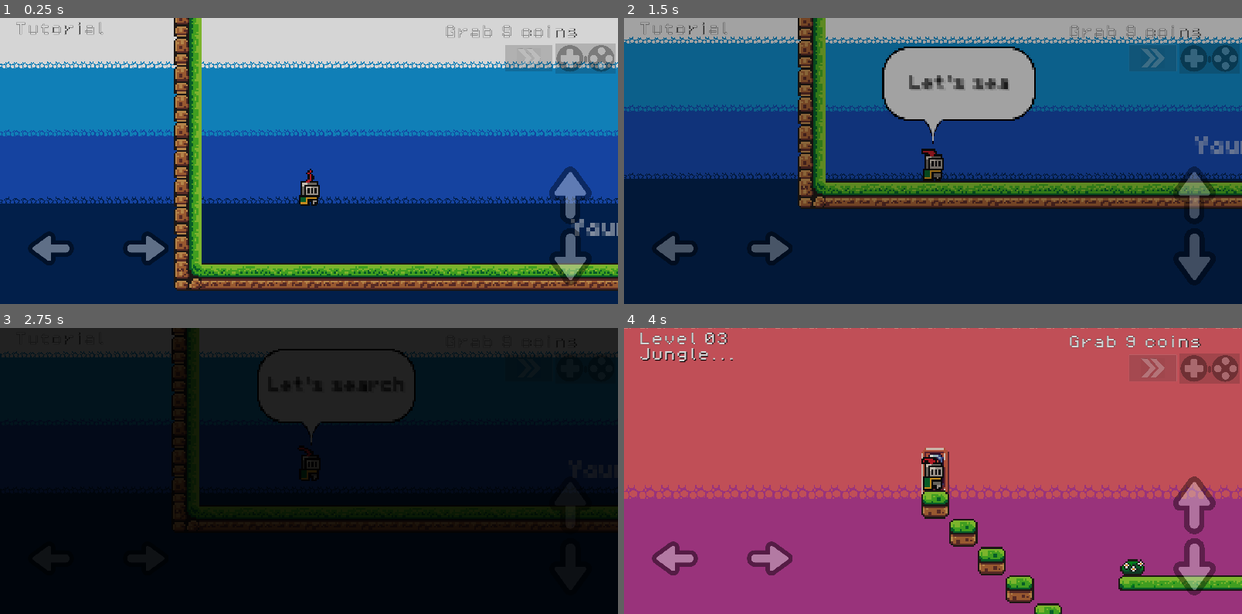
Above: before the commit, frames 1-4 (two rows, left to right).
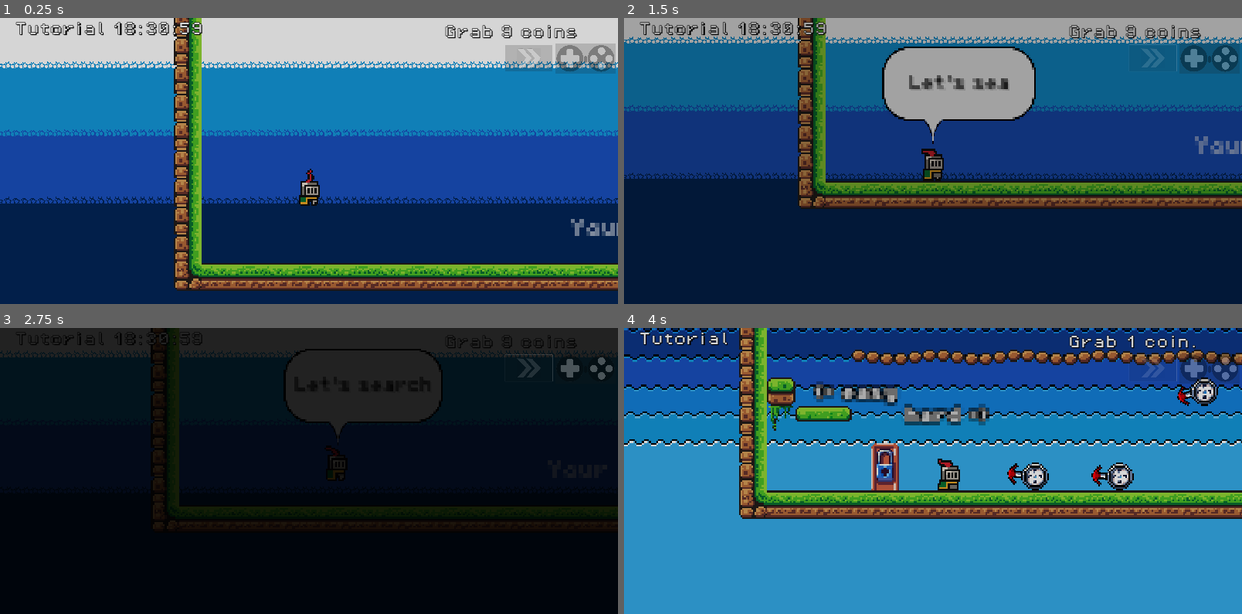
Above: after the commit, the same moments.

Repository: olivierpons/godot-prout-2d
Game: Godot game, scene res://scene/levels/level_01.tscn
The game is run twice, just before and just after one commit, with the same random seed, the same clock (stepped at 60 frames per second) and the same inputs.
Inputs (mouse positions are in pixels of both pictures, inside the frame that each line leads up to):
- Up to frame 1 (0.25 s): no input
- Up to frame 2 (1.5 s): click (1155, 58) at 0.5 s; click (1155, 58) at 1.27 s
- Up to frame 3 (2.75 s): move the mouse to (309, 479) at 2.02 s; hold D (move_right) from 2.03 s (still down); tap X (next_level) at 2.1 s; click (309, 479) at 2.17 s; tap Delete (jump) at 2.27 s
- Up to frame 4 (4 s): move the mouse to (809, 485) at 2.77 s; tap X (next_level) at 2.85 s; click (809, 485) at 2.92 s; tap Delete (jump) at 3.02 s; release D (move_right) at 3.5 s; click (1155, 368) at 3.5 s

The runs differ from the first frame. In frame 1, 3.5% of the frame differs, in the area x 2-96%, y 1-94%; in frame 2, 3.0%; in frame 3, 4.9%; in frame 4, 100%, in the area x 0-100%, y 0-100%.

Commit message:
Small update dont remember what I did...

Diff:
--- a/project.godot
+++ b/project.godot
@@ -94,7 +94,6 @@
 [input_devices]
 
 pointing/emulate_touch_from_mouse=true
-pointing/emulate_mouse_from_touch=false
 
 [rendering]
 
--- a/scene/canvas_layer_for_all.tscn
+++ b/scene/canvas_layer_for_all.tscn
@@ -9,7 +9,7 @@
 [ext_resource type="Texture2D" uid="uid://lqey81cxwfc0" path="res://assets/sprites/double-arrow.png" id="7_krs64"]
 [ext_resource type="PackedScene" uid="uid://bq4kccnk0a0yc" path="res://scene/options.tscn" id="9_yaequ"]
 
-[node name="canvas_layer_for_all" type="CanvasLayer"]
+[node name="canvas_layer_for_all" type="CanvasLayer" groups=["has_signal_update_mobile_controls"]]
 script = ExtResource("1_u3hlp")
 mobile_left_right_positions = Array[Vector2]([Vector2(234, 412), Vector2(1159, 412)])
 mobile_up_down_positions = Array[Vector2]([Vector2(1292, 540), Vector2(123, 540)])
@@ -20,8 +20,10 @@
 offset_right = 495.0
 offset_bottom = 40.0
 theme_override_colors/font_shadow_color = Color(0, 0, 0, 1)
-theme_override_constants/shadow_offset_x = 1
-theme_override_constants/shadow_offset_y = 1
+theme_override_colors/font_outline_color = Color(0, 0, 0, 1)
+theme_override_constants/shadow_offset_x = 2
+theme_override_constants/shadow_offset_y = 2
+theme_override_constants/outline_size = 4
 theme_override_fonts/font = ExtResource("2_niwnj")
 theme_override_font_sizes/font_size = 32
 text = "Level (to be filled)"
@@ -32,8 +34,10 @@
 offset_right = 336.0
 offset_bottom = 76.0
 theme_override_colors/font_shadow_color = Color(0, 0, 0, 1)
-theme_override_constants/shadow_offset_x = 1
-theme_override_constants/shadow_offset_y = 1
+theme_override_colors/font_outline_color = Color(0, 0, 0, 1)
+theme_override_constants/shadow_offset_x = 2
+theme_override_constants/shadow_offset_y = 2
+theme_override_constants/outline_size = 4
 theme_override_fonts/font = ExtResource("2_niwnj")
 theme_override_font_sizes/font_size = 32
 text = "Description (to be filled)"
@@ -45,16 +49,26 @@
 offset_bottom = 47.0
 theme_override_colors/font_color = Color(1, 1, 1, 1)
 theme_override_colors/font_shadow_color = Color(0, 0, 0, 1)
+theme_override_colors/font_outline_color = Color(0, 0, 0, 1)
+theme_override_constants/shadow_offset_x = 2
+theme_override_constants/shadow_offset_y = 2
+theme_override_constants/outline_size = 4
 theme_override_fonts/font = ExtResource("2_niwnj")
 theme_override_font_sizes/font_size = 32
 text = "Grab XXX coins."
 vertical_alignment = 1
+
+[node name="fade_in_out" parent="." instance=ExtResource("7_551ug")]
+visible = false
 
 [node name="mobile_left_right" parent="." instance=ExtResource("3_8yda8")]
 position = Vector2(234, 412)
 
 [node name="mobile_up_down" parent="." instance=ExtResource("4_sslw1")]
 position = Vector2(1292, 540)
+
+[node name="options" parent="." instance=ExtResource("9_yaequ")]
+visible = false
 
 [node name="btn_next_level" type="Button" parent="."]
 self_modulate = Color(1, 1, 1, 0.305882)
@@ -75,11 +89,6 @@
 scale = Vector2(0.3, 0.3)
 icon = ExtResource("6_l5lpf")
 
-[node name="options" parent="." instance=ExtResource("9_yaequ")]
-visible = false
-
-[node name="fade_in_out" parent="." instance=ExtResource("7_551ug")]
-visible = false
-
+[connection signal="signal_update_mobile_controls" from="." to="." method="_on_signal_update_mobile_controls"]
 [connection signal="pressed" from="btn_next_level" to="." method="_on_btn_next_level_pressed"]
 [connection signal="pressed" from="btn_options" to="." method="_on_btn_options_pressed"]
--- a/scene/dialog_bubble.tscn
+++ b/scene/dialog_bubble.tscn
@@ -183,4 +183,5 @@
 "": SubResource("AnimationLibrary_qnnu2")
 }
 
+[connection signal="tree_exiting" from="." to="." method="_on_tree_exiting"]
 [connection signal="timeout" from="Timer" to="." method="_on_timer_timeout"]
--- a/scene/global.tscn
+++ b/scene/global.tscn
@@ -182,5 +182,3 @@
 libraries = {
 "": SubResource("AnimationLibrary_2uiv7")
 }
-
-[connection signal="next_level" from="." to="." method="_on_next_level"]
--- a/scene/levels/level_01.tscn
+++ b/scene/levels/level_01.tscn
@@ -125,4 +125,7 @@
 position = Vector2(-452, -254)
 shape = SubResource("RectangleShape2D_xajao")
 
+[node name="canvas_layer_for_all" parent="." index="11"]
+label_for_level = "Tutorial 18:30:59"
+
 [connection signal="body_entered" from="make_coins_fall" to="make_coins_fall" method="_on_body_entered"]
--- a/scene/levels/level_02_tutorial.tscn
+++ b/scene/levels/level_02_tutorial.tscn
@@ -313,15 +313,16 @@
 anchor_left = -0.172143
 anchor_right = -0.172143
 anchor_bottom = 0.0169754
-offset_left = -228.0
-offset_top = -424.0
-offset_right = -16.0
-offset_bottom = -405.0
-scale = Vector2(1.24676, 1.21628)
+offset_left = -176.0
+offset_top = -408.0
+offset_right = 36.0002
+offset_bottom = -389.0
 theme_override_colors/font_color = Color(1, 1, 1, 1)
 theme_override_colors/font_shadow_color = Color(0, 0, 0, 1)
 theme_override_colors/font_outline_color = Color(0, 0, 0, 1)
-theme_override_constants/outline_size = 1
+theme_override_constants/shadow_offset_x = 0
+theme_override_constants/shadow_offset_y = 0
+theme_override_constants/outline_size = 4
 theme_override_fonts/font = ExtResource("9_ah2xo")
 theme_override_font_sizes/font_size = 8
 text = "Here the floor
--- a/scene/levels/level_03_tutorial.tscn
+++ b/scene/levels/level_03_tutorial.tscn
@@ -265,7 +265,8 @@
 offset_top = -278.0
 offset_right = -152.0
 offset_bottom = -270.0
-scale = Vector2(1.24676, 1.21628)
+theme_override_colors/font_outline_color = Color(0, 0, 0, 1)
+theme_override_constants/outline_size = 4
 theme_override_fonts/font = ExtResource("4_pr1yl")
 theme_override_font_sizes/font_size = 8
 text = "Get this potion to see what it does ! =>"
@@ -273,14 +274,18 @@
 
 [node name="Label2" type="Label" parent="Labels"]
 texture_filter = 1
-offset_left = -391.0
-offset_top = -197.0
-offset_right = -153.0
-offset_bottom = -189.0
-scale = Vector2(1.24676, 1.21628)
+anchors_preset = -1
+anchor_right = -0.0635714
+offset_left = -382.0
+offset_top = -196.0
+offset_right = -144.0
+offset_bottom = -188.0
+theme_override_colors/font_outline_color = Color(0, 0, 0, 1)
+theme_override_constants/outline_size = 5
 theme_override_fonts/font = ExtResource("4_pr1yl")
 theme_override_font_sizes/font_size = 8
 text = "You liked it don't ya?"
+horizontal_alignment = 2
 metadata/_edit_use_anchors_ = true
 
 [node name="TileMap" type="TileMap" parent="."]
@@ -326,12 +331,12 @@
 [node name="Coins" type="Node" parent="."]
 
 [node name="Coin" parent="Coins" instance=ExtResource("9_2ihhc")]
-position = Vector2(512, -273)
+position = Vector2(512, -240)
 delay_before_falling = 5000.0
 falling_speed_gravity = 392
 
 [node name="Coin9" parent="Coins" instance=ExtResource("9_2ihhc")]
-position = Vector2(694, -272)
+position = Vector2(635, -243)
 delay_before_falling = 5000.0
 falling_speed_gravity = 392
 
@@ -348,7 +353,6 @@
 [node name="exit_door" parent="." instance=ExtResource("11_osg7v")]
 z_index = -1
 position = Vector2(-716, -184)
-next_level = 3
 
 [node name="canvas_layer_for_all" parent="." instance=ExtResource("12_4cff3")]
 label_for_level = "Tutorial"
--- a/scripts/bottle.gd
+++ b/scripts/bottle.gd
@@ -5,7 +5,6 @@
 @export var sounds_hit: Array[AudioStreamMP3]
 @export var explosion: PackedScene
 @onready var area_2d = $Area2D
-@onready var timer = $Timer
 @onready var audio_stream_player = $AudioStreamPlayer
 @onready var animation_player: AnimationPlayer = $AnimationPlayer
 
--- a/scripts/canvas_layer_for_all.gd
+++ b/scripts/canvas_layer_for_all.gd
@@ -2,6 +2,7 @@
 extends CanvasLayer
 
 signal signal_btn_next_level()
+signal signal_update_mobile_controls()
 
 @export var label_for_level: String = "Level (to be filled)" : \
 	set = _set_label_for_level, get = _get_label_for_level
@@ -18,6 +19,7 @@
 @onready var mobile_left_right: Node2D = $mobile_left_right
 @onready var mobile_up_down: Node2D = $mobile_up_down
 @onready var options = $options
+@onready var btn_next_level = $btn_next_level
 
 func get_fade_in_out() -> Node2D:
 	return find_child("fade_in_out", true, false)
@@ -31,10 +33,7 @@
 	label_level.text = label_for_level
 	label_desc.text = label_description_level
 	if not Engine.is_editor_hint():
-		mobile_left_right.visible = global.mobile_visible
-		mobile_up_down.visible = global.mobile_visible
-		# Test: it's working:
-		# switch_mobile_controls()
+		emit_signal("signal_update_mobile_controls")
 
 func _get_label_for_level() -> String:
 	return label_for_level
@@ -53,6 +52,7 @@
 		label_desc.text = new_value
 
 func _on_btn_next_level_pressed():
+	btn_next_level.disabled = true
 	emit_signal("signal_btn_next_level")
 
 func _on_btn_options_pressed():
@@ -62,3 +62,10 @@
 	if Engine.is_editor_hint():  # in editor = do nothing:
 		return
 	options.visible = true
+
+
+func _on_signal_update_mobile_controls():
+	mobile_left_right.visible = global.show_mobile_controls
+	mobile_up_down.visible = global.show_mobile_controls
+	if global.are_mobile_controls_flipped:
+		switch_mobile_controls()
--- a/scripts/dialog_bubble.gd
+++ b/scripts/dialog_bubble.gd
@@ -54,3 +54,8 @@
 	add_child(new_player)
 	audio_stream_players.append(new_player)
 	return new_player
+
+
+func _on_tree_exiting():
+	sounds_click.clear()
+	sounds_return.clear()
--- a/scripts/global.gd
+++ b/scripts/global.gd
@@ -4,66 +4,62 @@
 
 # (!) When new level, new player, and the player initializes this:
 var fade_anim_player: Node
-var mobile_visible: bool = true
-
-@export var scenes: Array[Dictionary] = []
-@export var show_mobile_controls: bool = false
-@export var flip_controls: bool = false
+var show_mobile_controls: bool = false
+var are_mobile_controls_flipped: bool = false
 
 @onready var _anim_player := $AnimationPlayer
 @onready var _track_1 := $Track1
 @onready var _track_2 := $Track2
 @onready var audio_current: AudioStreamPlayer = null
 
+var scenes: Array[Dictionary] = [
+	{
+		"path": "res://scene/levels/level_01.tscn",
+		"message": "",
+	},
+	{
+		"path": "res://scene/levels/level_02_tutorial.tscn",
+		"message": "",
+	},
+	{
+		"path": "res://scene/levels/level_03_tutorial.tscn",
+		"message": "",
+	},
+	{
+		"path": "res://scene/levels/level_02.tscn",
+		"message": "",
+	},
+	{
+		"path": "res://scene/levels/level_03.tscn",
+		"message": "",
+	},
+	{
+		"path": "res://scene/levels/level_04.tscn",
+		"message": "4",
+	},
+	{
+		"path": "res://scene/levels/level_05.tscn",
+		"message": "5",
+	},
+	{
+		"path": "res://scene/levels/level_06.tscn",
+		"message": "6",
+	},
+	{
+		"path": "res://scene/levels/level_07.tscn",
+		"message": "7",
+	},
+	{
+		"path": "res://scene/levels/level_08.tscn",
+		"message": "8",
+	},
+	{
+		"path": "res://scene/levels/level_thibault_01.tscn",
+		"message": "Thibault 1",
+	}
+]
 var current_level_index: int = 0
 
-func _ready():
-	scenes = [
-		{
-			"path": "res://scene/levels/level_01.tscn",
-			"message": "",
-		},
-		{
-			"path": "res://scene/levels/level_02_tutorial.tscn",
-			"message": "",
-		},
-		{
-			"path": "res://scene/levels/level_03_tutorial.tscn",
-			"message": "",
-		},
-		{
-			"path": "res://scene/levels/level_02.tscn",
-			"message": "",
-		},
-		{
-			"path": "res://scene/levels/level_03.tscn",
-			"message": "",
-		},
-		{
-			"path": "res://scene/levels/level_04.tscn",
-			"message": "4",
-		},
-		{
-			"path": "res://scene/levels/level_05.tscn",
-			"message": "5",
-		},
-		{
-			"path": "res://scene/levels/level_06.tscn",
-			"message": "6",
-		},
-		{
-			"path": "res://scene/levels/level_07.tscn",
-			"message": "7",
-		},
-		{
-			"path": "res://scene/levels/level_08.tscn",
-			"message": "8",
-		},
-		{
-			"path": "res://scene/levels/level_thibault_01.tscn",
-			"message": "Thibault 1",
-		}
-	]
 
 var msg_previous: String = ""
 func out(msg: String) -> void:
@@ -111,7 +107,7 @@
 # from https://www.gdquest.com/tutorial/godot/audio/background-music-transition/
 # properly adapted!
 func crossfade_to(audio_stream: AudioStream) -> void:
-	# return
+	return
 	if audio_current == null:  # First time here:
 		_track_2.stream = audio_stream
 		_anim_player.play("fade_in_only_track_2")
--- a/scripts/level_02_tutorial.gd
+++ b/scripts/level_02_tutorial.gd
@@ -17,8 +17,8 @@
 
 func _on_timer_timeout() -> void:
 	player.bubble_talk(
-		"Sometimes, I can go down!\n...When the floor is thin!"
+		"Go up if it's too hard!"
 	)
 
 func _on_all_coins_collected():
-	player.bubble_talk("Now, I should go\nto the exit door!")
+	player.bubble_talk("Now the hard part!")
--- a/scripts/options.gd
+++ b/scripts/options.gd
@@ -8,7 +8,7 @@
 
 func _ready():
 	checkbox_show_mobile_controls.button_pressed = global.show_mobile_controls
-	checkbox_flip_controls.button_pressed = global.flip_controls
+	checkbox_flip_controls.button_pressed = global.are_mobile_controls_flipped
 	call_deferred("add_timer")
 
 func _unhandled_input(event):
@@ -24,7 +24,12 @@
 
 func _on_btn_ok_pressed():
 	global.show_mobile_controls = checkbox_show_mobile_controls.button_pressed
-	global.flip_controls = checkbox_flip_controls.button_pressed
+	global.are_mobile_controls_flipped = checkbox_flip_controls.button_pressed
+	var emitters = get_tree().get_nodes_in_group(
+		"has_signal_update_mobile_controls"
+	)
+	for emitter in emitters:
+		emitter.emit_signal("signal_update_mobile_controls")
 	visible = false
 
 func _on_btn_cancel_pressed():
Not shown, changed: export/index.pck
